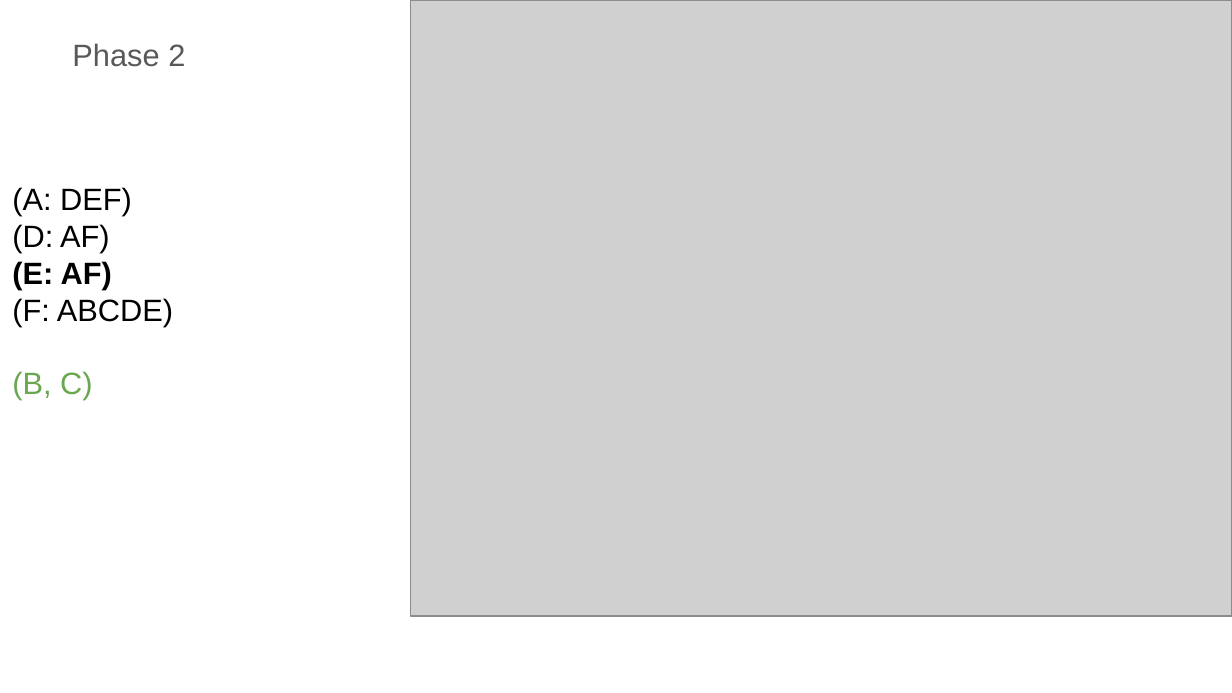
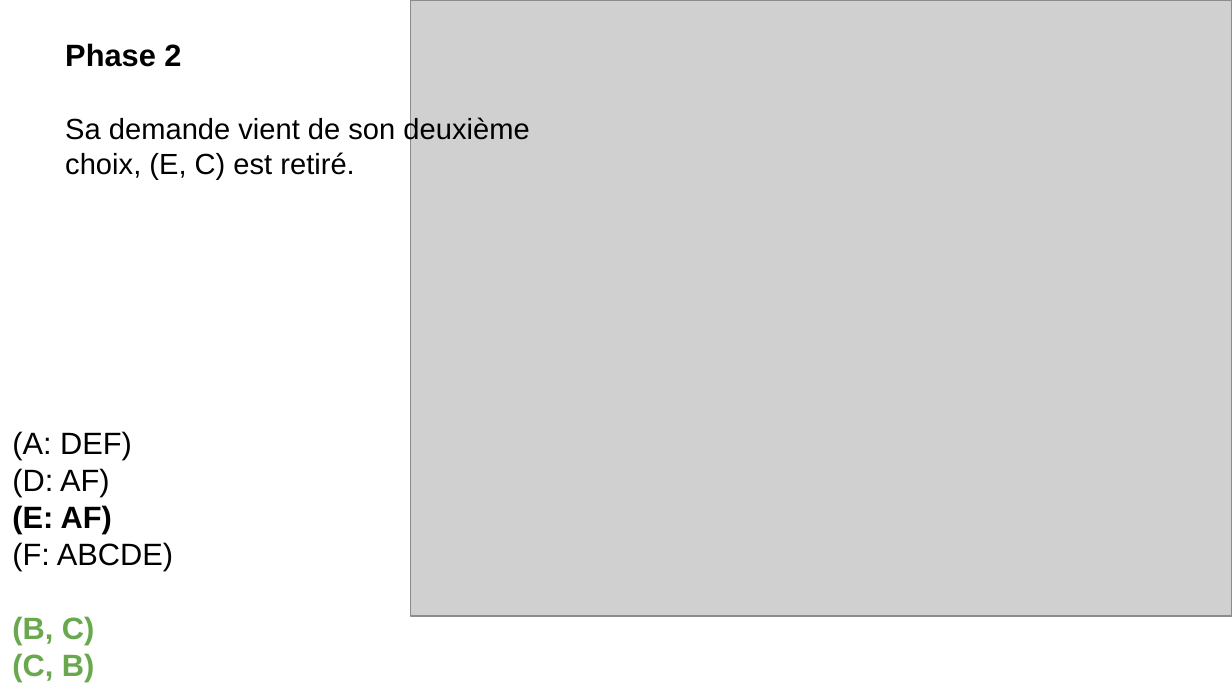
Before and after one commit to karimizerx/stable.roommates.problem, a slide deck: slide 38 of annexe.pptx (slide 35 before the commit). Drawn at 1232x693 pixels with LibreOffice and Linux fonts; fonts in the diff are those of the drawing; grey boxes stand for pictures. Boxes give left, top, right and bottom in pixels: in the first picture for what was removed or moved away, otherwise in the second. Text is boxed around its words. In the diff, an @@ line names an element or a change of style, - is before the commit and + after.

```diff
--- a/annexe.pptx
+++ b/annexe.pptx
@@ text added at [65,43,529,179], 17 pt, text #000000 @@
+Phase 2
+Sa demande vient de son deuxième choix, (E, C) est retiré.
@@ text removed at [72,43,185,67] @@
-Phase 2
@@ text "(A: DEF)": place and size @@
-text "(A: DEF)" at [12,187,173,400]
+text "(A: DEF)" at [12,431,173,682]
@@ text at [12,616,94,645]: bold on in "(B, C)" @@
@@ text at [12,653,94,682]: paragraph added @@
+(C, B)
```
Also in this commit, not shown: 40 other slides changed, 8 slides added, 5 slides removed, 1 other file.
